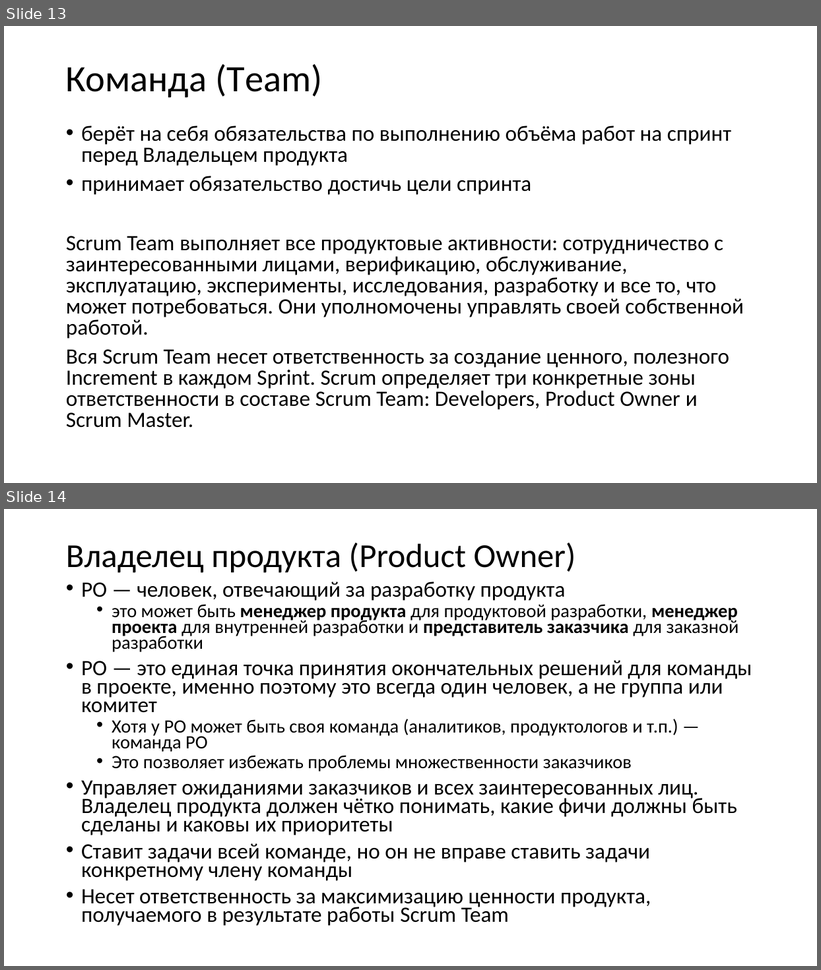
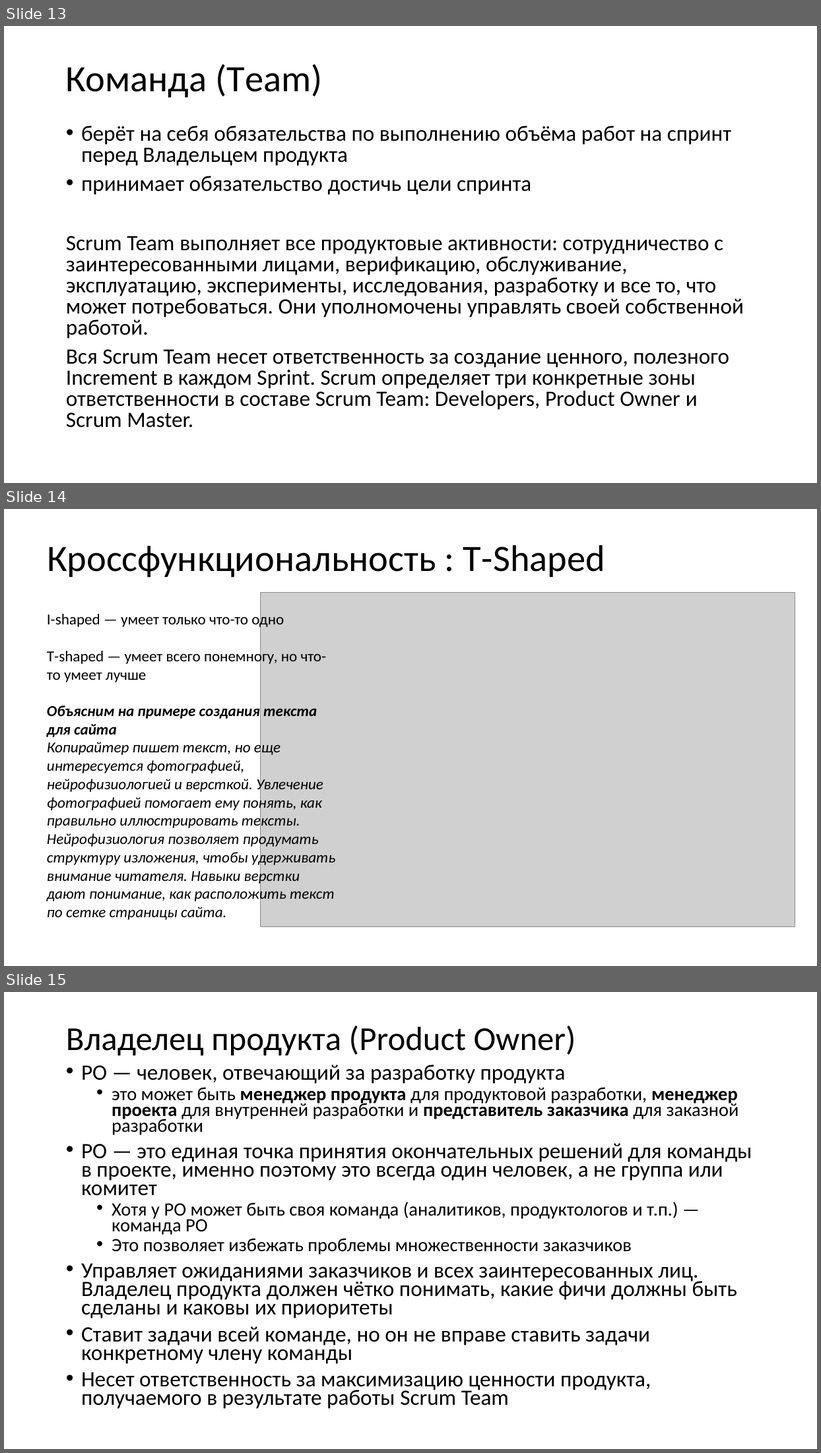
Before and after one commit to xtrueman/soft_dev_mgmt_course, a slide deck: slides/01-SCRUM.pptx. Shown one above the other, each under a label of ours: slides 13 and 14 before the commit, slides 13, 14 and 15 after it. The pictures are 821x970 and 821x1453 pixels, drawn with LibreOffice and Linux fonts; fonts in the diff are those of the drawing; grey boxes stand for pictures. Boxes give left, top, right and bottom in pixels: in the first picture for what was removed or moved away, otherwise in the second. Text is boxed around its words. In the diff, an @@ line names an element or a change of style, - is before the commit and + after.

```diff
--- a/slides/01-SCRUM.pptx
+++ b/slides/01-SCRUM.pptx
@@ slide 14 added at bbox=[4, 509, 817, 966], background #FFFFFF @@
@@ title added at bbox=[47, 545, 605, 578], 44 pt, text #000000 @@
+Кроссфункциональность : T-Shaped
@@ picture added at bbox=[260, 593, 795, 927] @@
@@ text added at bbox=[47, 612, 335, 920], 18 pt, text #000000, italic @@
+I-shaped — умеет только что-то одно
+T-shaped — умеет всего понемногу, но что-то умеет лучше
+Объясним на примере создания текста для сайта
+Копирайтер пишет текст, но еще интересуется фотографией, нейрофизиологией и версткой. Увлечение фотографией помогает ему понять, как правильно иллюстрировать тексты. Нейрофизиология позволяет продумать структуру изложения, чтобы удерживать внимание читателя. Навыки верстки дают понимание, как расположить текст по сетке страницы сайта.
@@ what was slide 14 is now slide 15 @@
```
Also in this commit, not shown: 2 slides changed, 14 other slides added, 4 other files.
